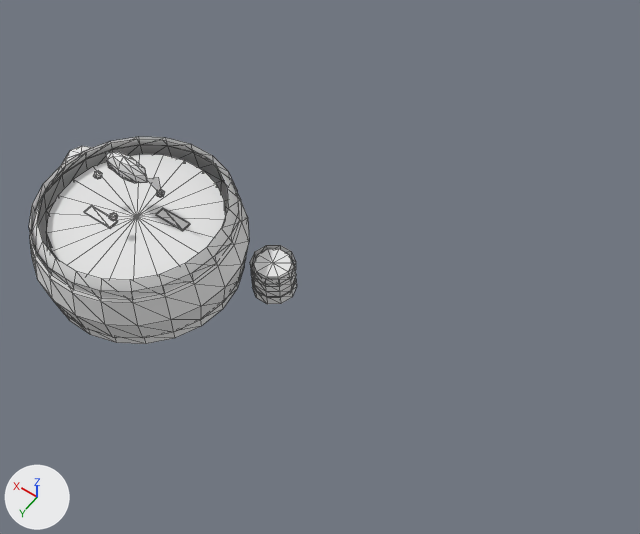
The OBJ model unity/Fish_Farming/Mesh/phrontisteries_fish_farm.obj as it was, and as the next commit left it.
One viewpoint serves both versions: a 50 mm lens placed at (-2.74, 2.07, 4.19), pointed at (-0.93, -0.46, 0.21). The lights are fixed; the arrows at lower left show +X, +Y and +Z. The picture after the commit comes second. Mesh edges are drawn as thin lines. Where no turn or scale is listed for an object, it has been applied to the vertices. Vertices at exactly the same position are counted once.

Before the edit, the objects in view are built like this:
```python
me_phrontisteries_fish_farm = bpy.data.meshes.new('phrontisteries_fish_farm')
me_phrontisteries_fish_farm.from_pydata(...)  # 561 vertices, 893 faces; spans x -0.83..0.88, y -0.61..0.61, z -0.01..0.85
ob_phrontisteries_fish_farm = bpy.data.objects.new('phrontisteries_fish_farm', me_phrontisteries_fish_farm)
ob_phrontisteries_fish_farm.location = (0.0, 0.0, 0.0)
```
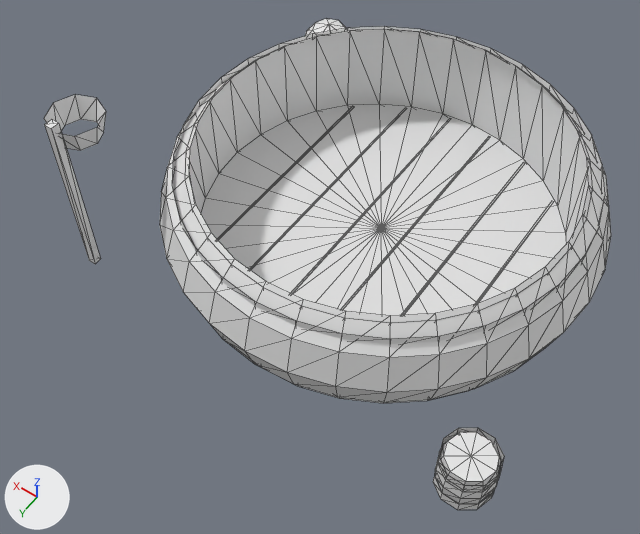
The edits, one by one:
me_phrontisteries_fish_farm is used by ob_phrontisteries_fish_farm; location (0.0, 0.0, 0.0).
me_phrontisteries_fish_farm had 561 vertices, 893 faces and spanned x -0.83..0.88, y -0.61..0.61, z -0.01..0.85.
me_phrontisteries_fish_farm now has 598 vertices, 928 faces and spans x -2.38..0.46, y -2.31..0.3, z -0.02..1.1.
me_phrontisteries_fish_farm part 1: a new loose piece, a box spanning x -0.256..-0.244, y -1.8041..-0.1959, z 0.08..0.084.
me_phrontisteries_fish_farm part 2: a new loose piece, a box spanning x -0.556..-0.544, y -1.9984..-0.0016, z 0.08..0.084.
me_phrontisteries_fish_farm part 3: a new loose piece, a box spanning x -0.856..-0.844, y -2.0829..0.0829, z 0.08..0.084.
me_phrontisteries_fish_farm part 4: a new loose piece, a box spanning x -1.156..-1.144, y -2.0829..0.0829, z 0.08..0.084.
me_phrontisteries_fish_farm part 5: a new loose piece, a box spanning x -1.456..-1.444, y -1.9984..-0.0016, z 0.08..0.084.
me_phrontisteries_fish_farm part 6: a new loose piece, a box spanning x -1.756..-1.744, y -1.8041..-0.1959, z 0.08..0.084.
me_phrontisteries_fish_farm part 7: the loose piece of 52 vertices spanning x -0.83..-0.57, y -0.44..-0.2, z 0.0..0.22 is scaled about its middle by (1.23, 1.23, 1.27), then moved by (-1.52, 0.42, 0.03).
me_phrontisteries_fish_farm part 8: the loose piece of 20 vertices spanning x -0.83..-0.57, y -0.44..-0.2, z -0.01..0.06 is scaled about its middle by (1.21, 1.21, 1), then moved by (-1.52, 0.42, 0.01).
me_phrontisteries_fish_farm part 9: the loose piece of 20 vertices spanning x -0.83..-0.57, y -0.44..-0.2, z 0.16..0.23 is scaled about its middle by (1.21, 1.21, 1), then moved by (-1.52, 0.42, 0.05).
me_phrontisteries_fish_farm part 10: the loose piece of 48 vertices spanning x 0.56..0.88, y -0.41..-0.09, z -0.01..0.33 is scaled about its middle by 1.18, then moved by (-0.54, -1.87, 0.02).
me_phrontisteries_fish_farm part 11: a new loose piece, a box spanning x 0.275..0.325, y 0.125..0.175, z 0.0..1.1.
me_phrontisteries_fish_farm part 12: a new loose piece of 258 vertices spanning x -2.3..0.3, y -2.3..0.3, z 0.0..0.72.
me_phrontisteries_fish_farm part 13: a new loose piece of 64 vertices spanning x -2.19..0.19, y -2.19..0.19, z 0.05..0.12.
me_phrontisteries_fish_farm part 14: a new loose piece of 64 vertices spanning x -2.19..0.19, y -2.19..0.19, z 0.6..0.67.
me_phrontisteries_fish_farm part 15: a new loose piece of 16 vertices spanning x 0.14..0.46, y -0.16..0.16, z 0.91..1.05.
me_phrontisteries_fish_farm part 16: 10 loose pieces with 377 vertices, spanning x -0.62..0.62, y -0.61..0.61, z 0.0..0.85, are deleted.
Part 17, on me_phrontisteries_fish_farm:
44 vertices are removed from x -0.57..0.57, y -0.57..0.57, z 0.03..0.1.
44 faces are deleted.

What differs and where, as boxes (x1, y1, x2, y2) in the pictures (640 x 534 px; the box of a moved part takes in the faces that stretch with it):
'phrontisteries_fish_farm', reshaped (111% wider, 137% taller)
    before: (29, 137, 297, 344)
    after: (44, 19, 611, 510)
part 1 of me_phrontisteries_fish_farm, added
    after: (217, 106, 354, 240)
part 2 of me_phrontisteries_fish_farm, added
    after: (249, 108, 407, 270)
part 3 of me_phrontisteries_fish_farm, added
    after: (291, 118, 451, 294)
part 4 of me_phrontisteries_fish_farm, added
    after: (341, 137, 490, 310)
part 5 of me_phrontisteries_fish_farm, added
    after: (402, 163, 525, 315)
part 6 of me_phrontisteries_fish_farm, added
    after: (475, 201, 554, 304)
part 7 of me_phrontisteries_fish_farm, moved or reshaped
    before: (251, 249, 296, 297)
    after: (435, 432, 501, 504)
part 8 of me_phrontisteries_fish_farm, moved or reshaped
    before: (252, 279, 297, 304)
    after: (433, 476, 494, 510)
part 9 of me_phrontisteries_fish_farm, moved or reshaped
    before: (250, 245, 296, 287)
    after: (437, 428, 504, 492)
part 10 of me_phrontisteries_fish_farm, moved or reshaped
    before: (62, 146, 92, 164)
    after: (305, 19, 346, 36)
part 11 of me_phrontisteries_fish_farm, added
    after: (45, 119, 101, 264)
part 12 of me_phrontisteries_fish_farm, added
    after: (160, 29, 611, 402)
part 13 of me_phrontisteries_fish_farm, added (mostly hidden)
    after: (261, 367, 469, 403)
part 14 of me_phrontisteries_fish_farm, added
    after: (172, 26, 605, 344)
part 15 of me_phrontisteries_fish_farm, added
    after: (44, 95, 106, 150)
part 16 of me_phrontisteries_fish_farm, deleted
    before: (29, 137, 249, 338)
part 17 of me_phrontisteries_fish_farm, deleted (mostly hidden)
    before: (51, 212, 244, 344)
